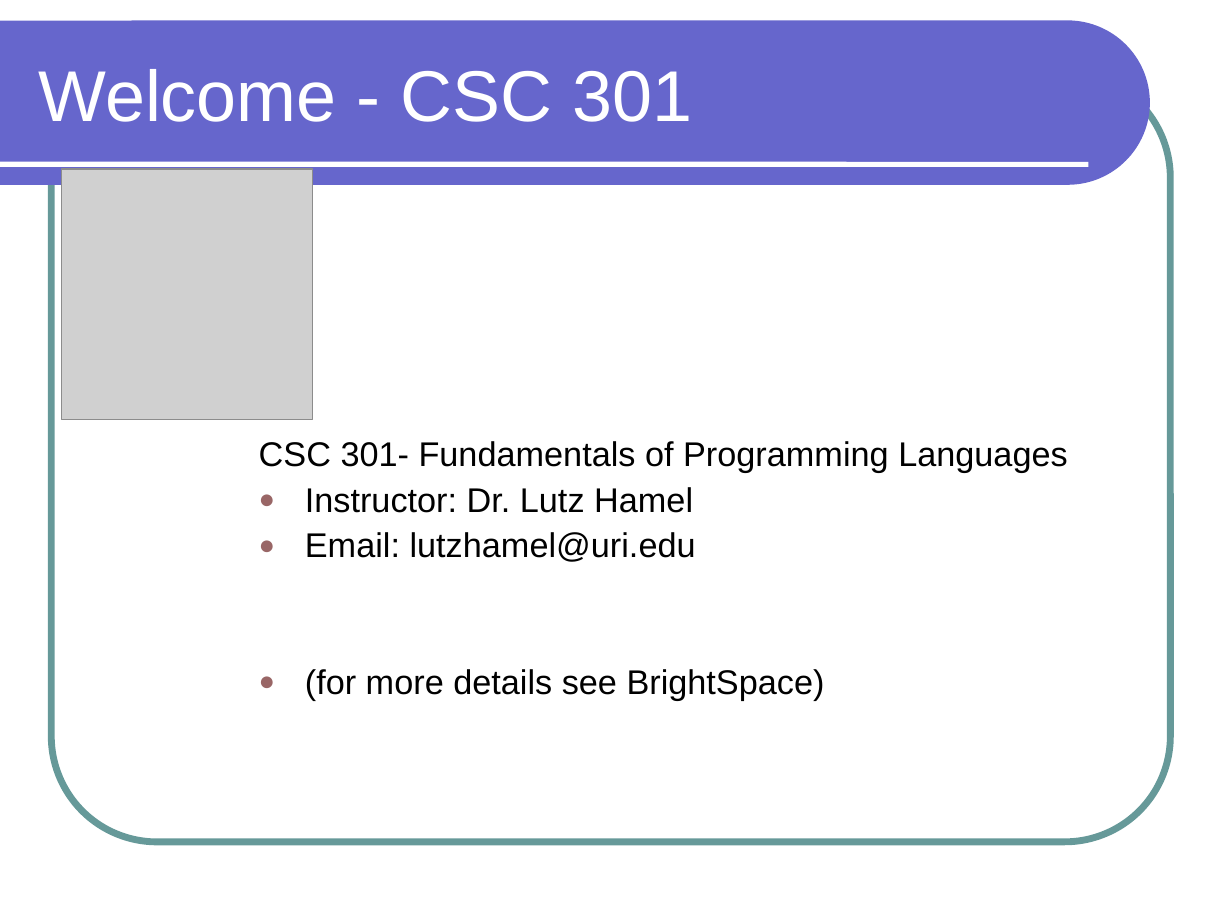
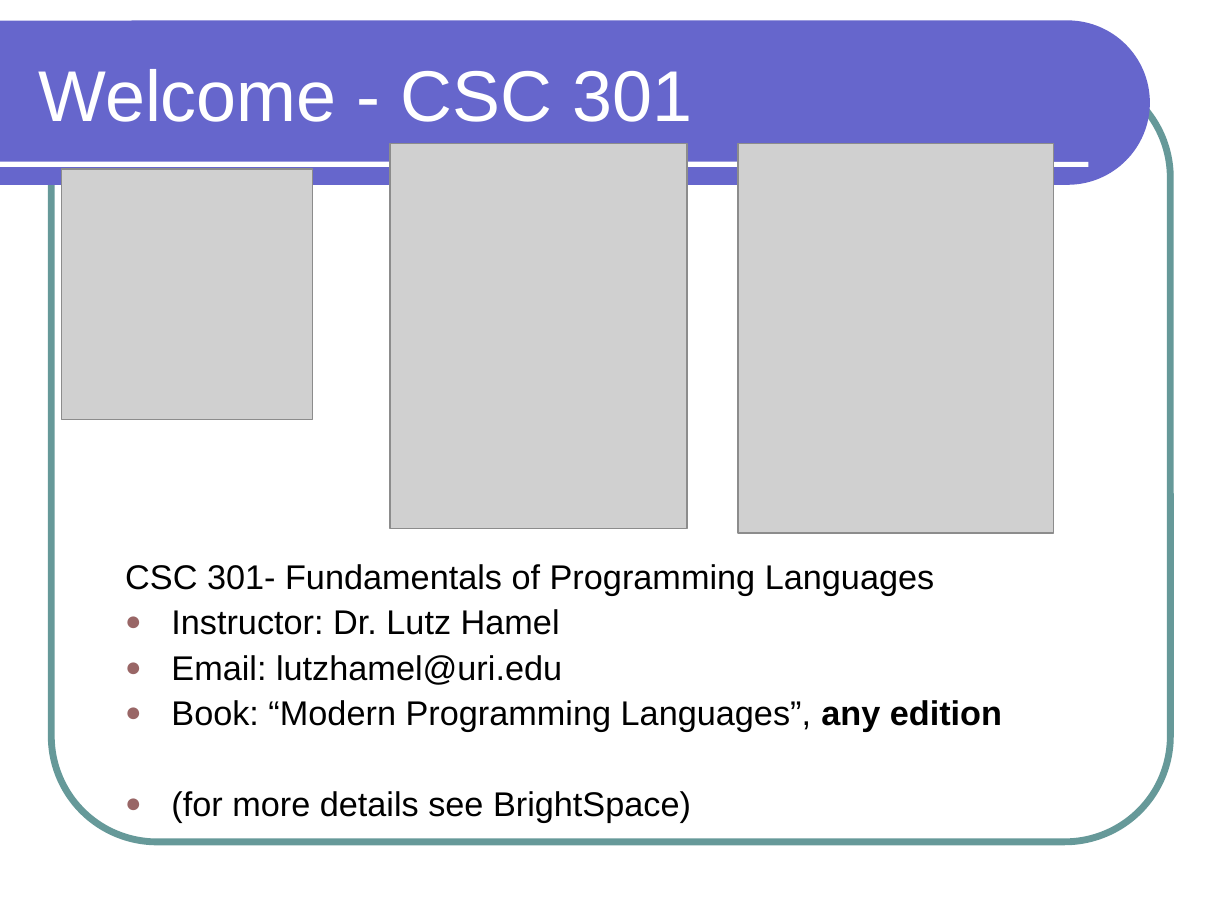
Before and after one commit to lutzhamel/CSC301, a slide deck: slide 1 of notes/csc301-ln001.ppt. Drawn at 1232x924 pixels with LibreOffice and Linux fonts; fonts in the diff are those of the drawing; grey boxes stand for pictures. Boxes give left, top, right and bottom in pixels: in the first picture for what was removed or moved away, otherwise in the second. Text is boxed around its words. In the diff, an @@ line names an element or a change of style, - is before the commit and + after.

```diff
--- a/notes/csc301-ln001.ppt
+++ b/notes/csc301-ln001.ppt
@@ picture added at (x1=391, y1=144, x2=687, y2=529) @@
@@ picture added at (x1=738, y1=144, x2=1053, y2=533) @@
@@ text "CSC 301- Fundamentals of Programming ..." moved from (x1=259, y1=441, x2=1067, y2=700) to (x1=125, y1=564, x2=1002, y2=823) @@
@@ text at (x1=171, y1=700, x2=1002, y2=732): paragraph added @@
+● Book: “Modern Programming Languages”, any edition
```
Also in this commit, not shown: 1 other file.
